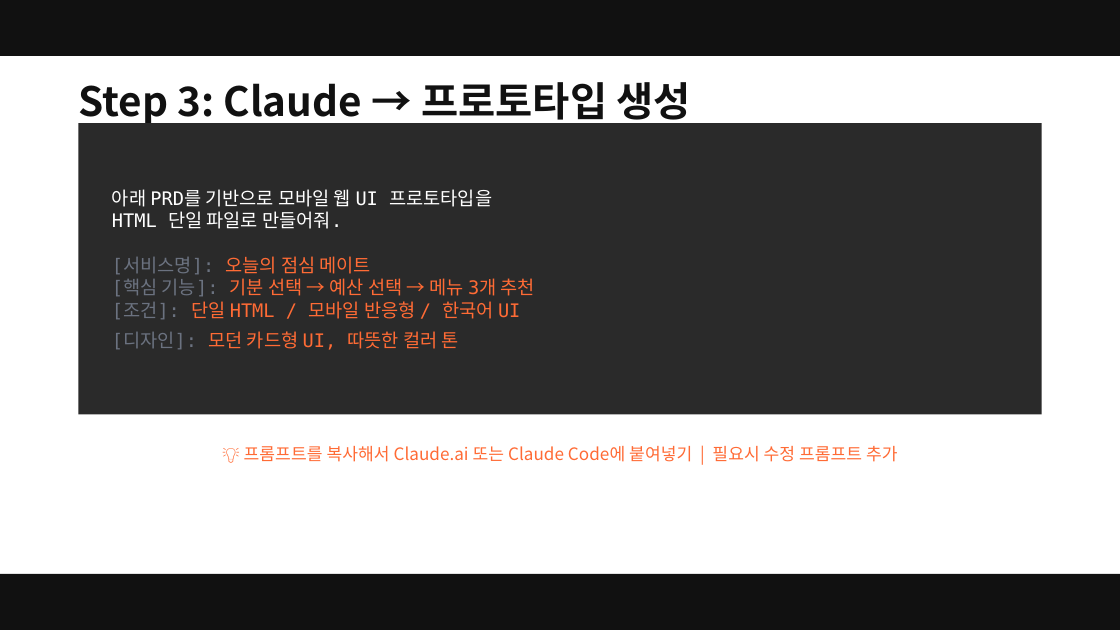
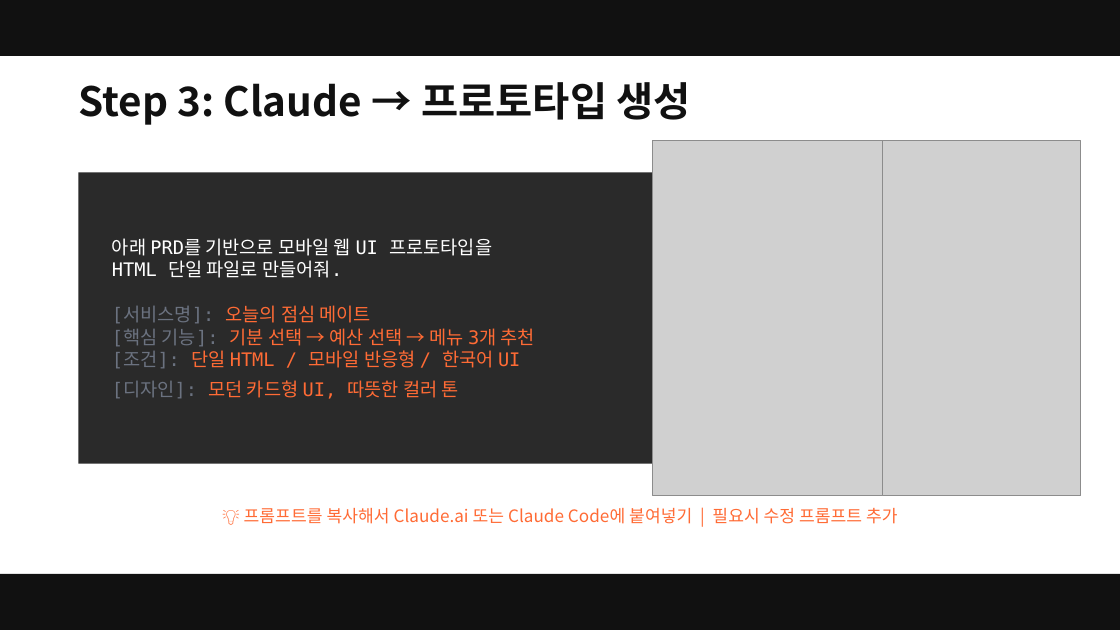
Before and after one commit to smilesjcha/ai-native-pm, a slide deck: slide 31 of projects/26Q3_Fastcampus-Lecture/assets/pptx/ai-native-pm-lecture.pptx (slide 30 before the commit). Drawn at 1120x630 pixels with LibreOffice and Linux fonts; fonts in the diff are those of the drawing; grey boxes stand for pictures. Boxes give left, top, right and bottom in pixels: in the first picture for what was removed or moved away, otherwise in the second. Text is boxed around its words. In the diff, an @@ line names an element or a change of style, - is before the commit and + after.

```diff
--- a/projects/26Q3_Fastcampus-Lecture/assets/pptx/ai-native-pm-lecture.pptx
+++ b/projects/26Q3_Fastcampus-Lecture/assets/pptx/ai-native-pm-lecture.pptx
@@ picture added at <box>652,140,881,496</box> @@
@@ picture added at <box>883,140,1081,496</box> @@
@@ rectangle: place and size @@
-rectangle at <box>78,123,1042,414</box>
+rectangle at <box>78,172,1042,464</box>
@@ text "아래 PRD를 기반으로 모바일 웹 ...": place and size @@
-text "아래 PRD를 기반으로 모바일 웹 ..." at <box>112,189,535,350</box>
+text "아래 PRD를 기반으로 모바일 웹 ..." at <box>112,238,535,399</box>
@@ text "💡 프롬프트를 복사해서 Claude.ai 또는 ...": place and size @@
-text "💡 프롬프트를 복사해서 Claude.ai 또는 ..." at <box>244,446,898,462</box>
+text "💡 프롬프트를 복사해서 Claude.ai 또는 ..." at <box>244,508,898,524</box>
```
Also in this commit, not shown: 27 other slides changed, 1 slide added, 1 other file.
